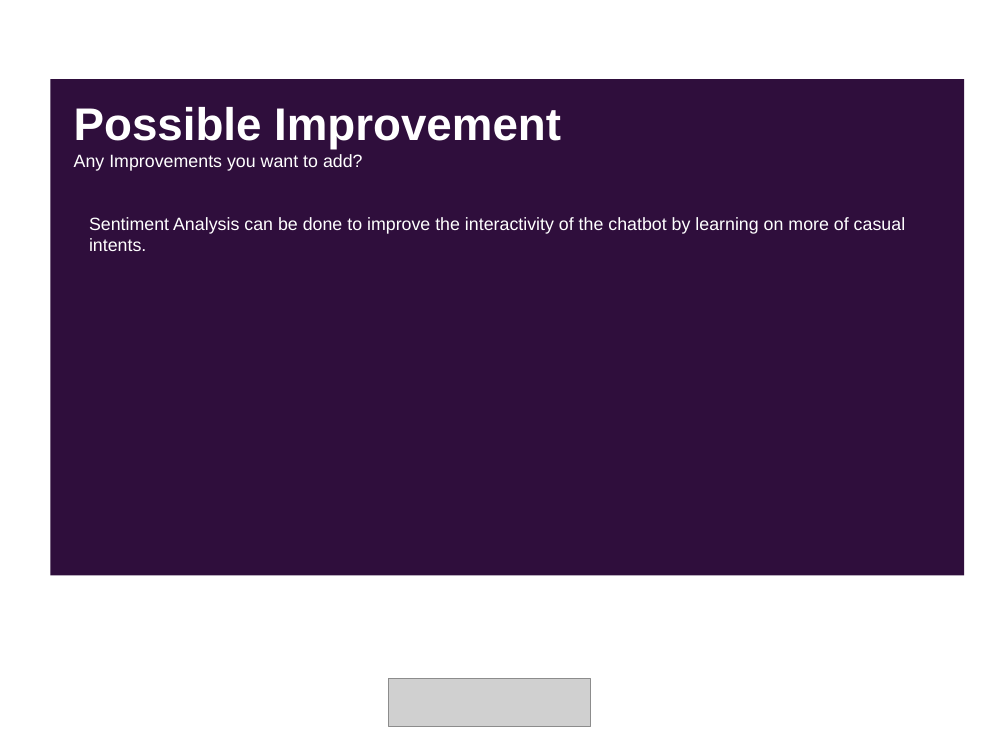
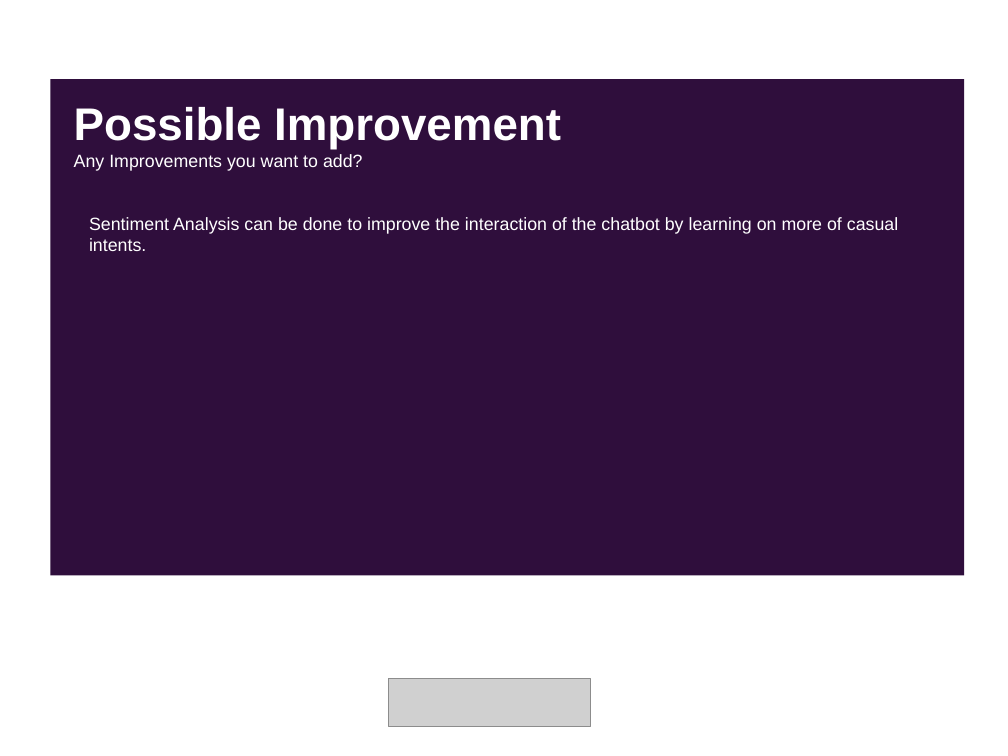
Before and after one commit to Snehashish30/NLP_chatbot, a slide deck: slide 14 of SolutionPresentation.pptx. Drawn at 1008x756 pixels with LibreOffice and Linux fonts; fonts in the diff are those of the drawing; grey boxes stand for pictures. Boxes give left, top, right and bottom in pixels: in the first picture for what was removed or moved away, otherwise in the second. Text is boxed around its words. In the diff, an @@ line names an element or a change of style, - is before the commit and + after.

```diff
--- a/SolutionPresentation.pptx
+++ b/SolutionPresentation.pptx
@@ text at (x1=89, y1=217, x2=898, y2=251): text changed @@
-Sentiment Analysis can be done to improve the interactivity of the chatbot by learning on more of casual intents.
+Sentiment Analysis can be done to improve the interaction of the chatbot by learning on more of casual intents.
```
Also in this commit, not shown: 3 other slides changed, 13 other files.
